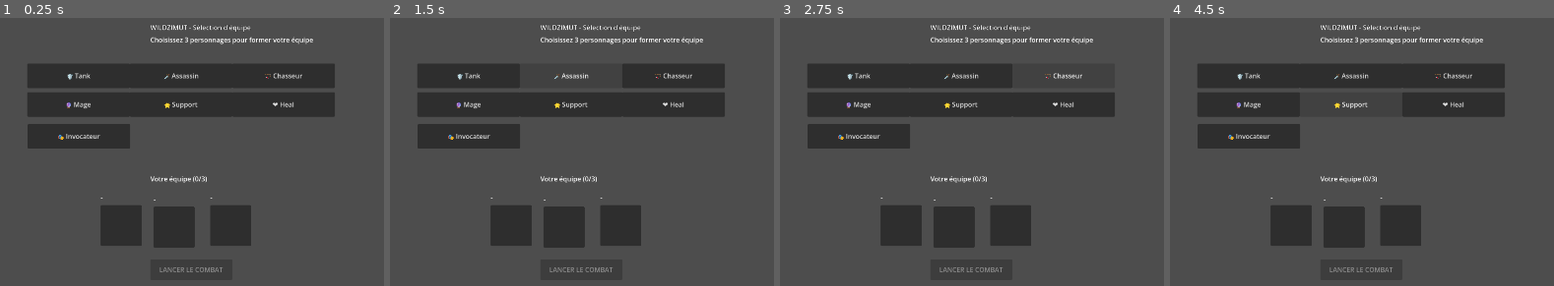
Above: before the commit, frames 1-4 (left to right).
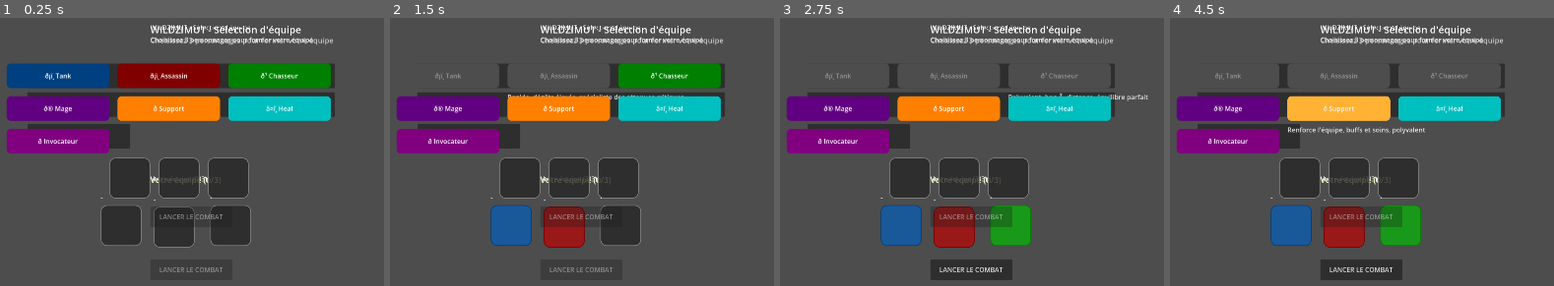
Above: after the commit, the same moments.

Repository: CharlieG42/Zimut
Game: Godot game, scene res://scenes/TeamSelection.tscn
Two runs of this game, one before a commit and one after it. Both use one fixed random seed, a clock stepped at 60 frames per second and the inputs below.
Inputs (mouse positions are in pixels of both pictures, inside the frame that each line leads up to):
- Up to frame 1 (0.25 s): no input
- Up to frame 2 (1.5 s): click "🛡️ Tank" at 0.5 s; click "🗡️ Assassin" at 1.25 s
- Up to frame 3 (2.75 s): click "🏹 Chasseur" at 2 s
- Up to frame 4 (4.5 s): click (1362, 269) at 2.75 s, where only the run after the commit has a clickable "LANCER LE COMBAT"; click "🔮 Mage" at 3.5 s; click "🌟 Support" at 4.25 s

The runs differ from the first frame. In frame 1, 24% of the frame differs, in the area x 1-87%, y 2-86%; in frame 2, 24%; in frame 3, 25%; in frame 4, 27%, in the area x 1-87%, y 2-95%.
Error before the commit: Parse Error: Expected statement, found "Indent" instead. (res://scripts/GameManager.gd:133)

Commit message:
Modif en local

Diff:
--- a/prototype/Godot_iso/scripts/GameManager.gd
+++ b/prototype/Godot_iso/scripts/GameManager.gd
@@ -130,7 +130,7 @@
 # Callback for team selection
 func _on_team_selected(team_data: Array) -> void:
 	set_custom_team(team_data)
-		print("DEBUG: team_selected signal intercepted! Team data:", team_data)
+	print("DEBUG: team_selected signal intercepted! Team data:", team_data)
 	init_entities()
 
 
--- a/prototype/Godot_iso/scripts/TeamSelectionManager.gd
+++ b/prototype/Godot_iso/scripts/TeamSelectionManager.gd
@@ -212,18 +212,18 @@
 		stylebox.border_color = Color(0.5, 0.5, 0.5)
 		preview_frame.add_theme_stylebox_override("panel", stylebox)
 
-		var stylebox = StyleBoxFlat.new()
-		stylebox.bg_color = Color(0.15, 0.15, 0.15, 0.8)
-		stylebox.corner_radius_top_left = 15
-		stylebox.corner_radius_top_right = 15
-		stylebox.corner_radius_bottom_right = 15
-		stylebox.corner_radius_bottom_left = 15
-		stylebox.border_width_left = 2
-		stylebox.border_width_right = 2
-		stylebox.border_width_top = 2
-		stylebox.border_width_bottom = 2
-		stylebox.border_color = Color(0.5, 0.5, 0.5)
-		preview_frame.add_theme_stylebox_override("panel", stylebox)
+		#var stylebox = StyleBoxFlat.new()
+		#stylebox.bg_color = Color(0.15, 0.15, 0.15, 0.8)
+		#stylebox.corner_radius_top_left = 15
+		#stylebox.corner_radius_top_right = 15
+		#stylebox.corner_radius_bottom_right = 15
+		#stylebox.corner_radius_bottom_left = 15
+		#stylebox.border_width_left = 2
+		#stylebox.border_width_right = 2
+		#stylebox.border_width_top = 2
+		#stylebox.border_width_bottom = 2
+		#stylebox.border_color = Color(0.5, 0.5, 0.5)
+		#preview_frame.add_theme_stylebox_override("panel", stylebox)
 
 		add_child(preview_frame)
 		team_preview_nodes.append(preview_frame)
